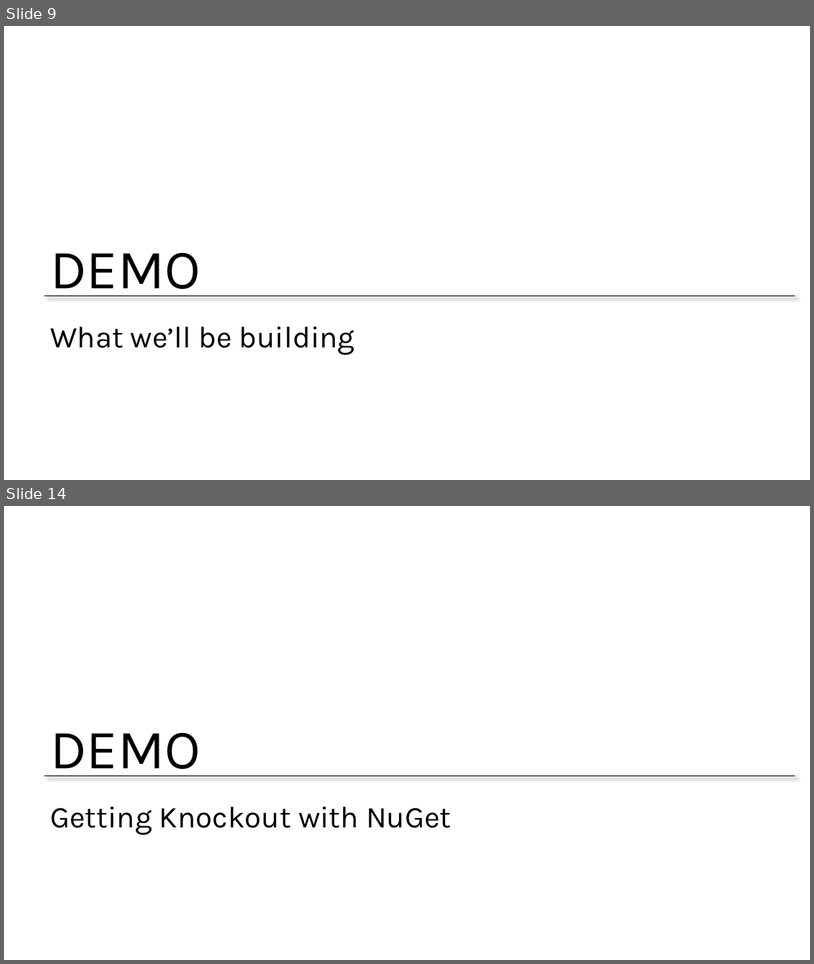
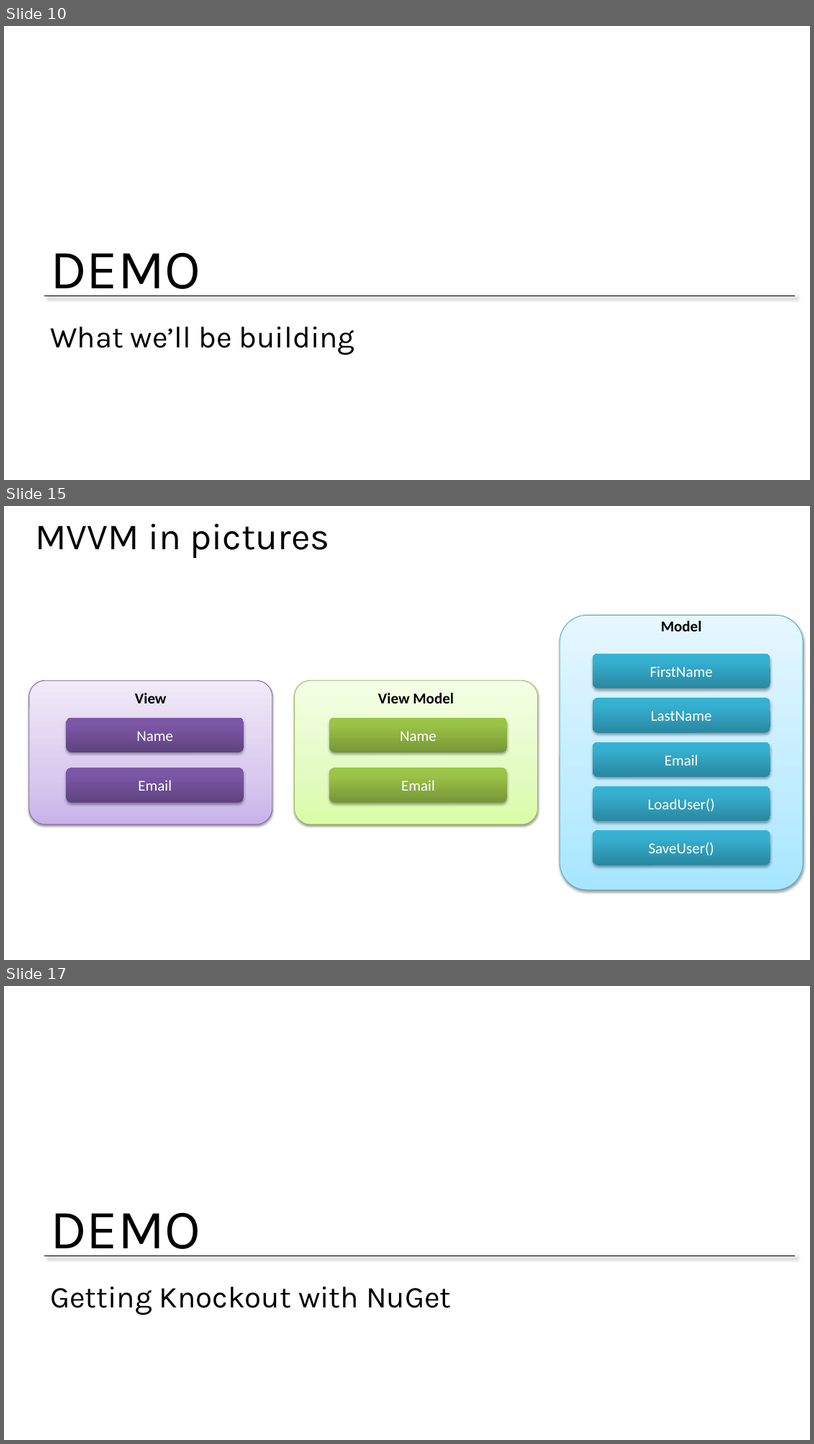
Before and after one commit to jongalloway/Knockout-MVA, a slide deck: Slides/1 - Introducing Knockout.pptx. Shown one above the other, each under a label of ours: slides 9 and 14 before the commit, slides 10, 15 and 17 after it; the slides between them are not shown. The pictures are 814x964 and 814x1444 pixels, drawn with LibreOffice and Linux fonts; fonts in the diff are those of the drawing; background and template pictures are left out. Boxes give left, top, right and bottom in pixels: in the first picture for what was removed or moved away, otherwise in the second. Text is boxed around its words. In the diff, an @@ line names an element or a change of style, - is before the commit and + after.

```diff
--- a/Slides/1 - Introducing Knockout.pptx
+++ b/Slides/1 - Introducing Knockout.pptx
@@ slide 15 added at <box>4,506,810,960</box>, background #FFFFFF @@
@@ title added at <box>35,523,329,558</box>, 44 pt, text #000000 @@
+MVVM in pictures
@@ rounded rectangle added at <box>560,615,803,890</box>, fill gradient #A7E6FF to #C1EDFF to #E7F8FF, outline #46AAC5 0.75 pt, 18 pt, text #000000, bold @@
+Model
@@ rounded rectangle added at <box>593,654,771,689</box>, fill gradient #2A88A2 to #37B1D2 to #34B4D6, 18 pt, text #FFFFFF @@
+FirstName
@@ rounded rectangle added at <box>29,680,273,824</box>, fill gradient #C9B5E8 to #D8CBEE to #F0EAF9, outline #7D60A0 0.75 pt, 18 pt, text #000000, bold @@
+View
@@ rounded rectangle added at <box>294,680,538,824</box>, fill gradient #DAFDA7 to #E4FCC2 to #F5FFE7, outline #98B955 0.75 pt, 18 pt, text #000000, bold @@
+View Model
@@ rounded rectangle added at <box>593,698,771,733</box>, fill gradient #2A88A2 to #37B1D2 to #34B4D6, 18 pt, text #FFFFFF @@
+LastName
@@ rounded rectangle added at <box>67,718,244,753</box>, fill gradient #5F4480 to #7B58A6 to #7C57A8, 18 pt, text #FFFFFF @@
+Name
@@ rounded rectangle added at <box>329,718,507,753</box>, fill gradient #779737 to #9BC348 to #9DC746, 18 pt, text #FFFFFF @@
+Name
@@ rounded rectangle added at <box>593,742,771,777</box>, fill gradient #2A88A2 to #37B1D2 to #34B4D6, 18 pt, text #FFFFFF @@
+Email
@@ rounded rectangle added at <box>67,768,244,803</box>, fill gradient #5F4480 to #7B58A6 to #7C57A8, 18 pt, text #FFFFFF @@
+Email
@@ rounded rectangle added at <box>329,768,507,803</box>, fill gradient #779737 to #9BC348 to #9DC746, 18 pt, text #FFFFFF @@
+Email
@@ rounded rectangle added at <box>593,786,771,821</box>, fill gradient #2A88A2 to #37B1D2 to #34B4D6, 18 pt, text #FFFFFF @@
+LoadUser()
@@ rounded rectangle added at <box>593,830,771,865</box>, fill gradient #2A88A2 to #37B1D2 to #34B4D6, 18 pt, text #FFFFFF @@
+SaveUser()
@@ what was slide 9 is now slide 10 @@
@@ what was slide 14 is now slide 17 @@
```
Also in this commit, not shown: 2 slides changed, 8 other slides added, 4 slides removed, 1 other file.
